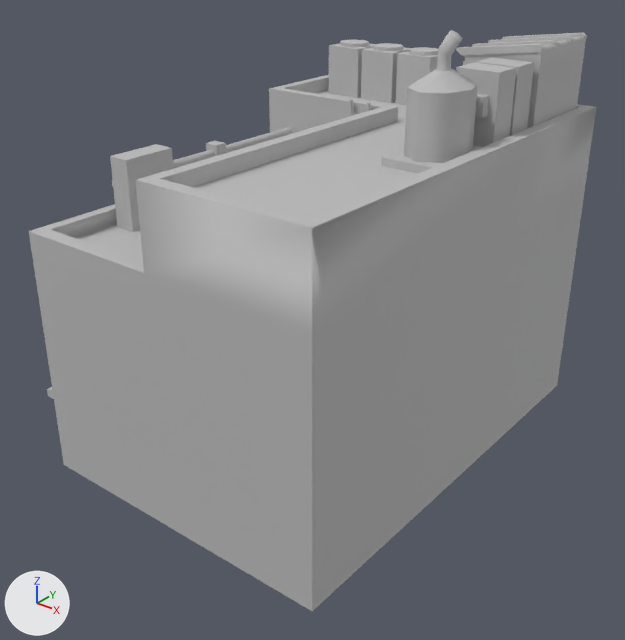
Two versions of the FBX model LV1/Assets/(new)model and texture/LV1-2/stage1_2/b3/FBX/b3r.fbx, one commit apart.
Before and after are seen from a 50 mm lens placed at (5.5, -28.3, 19.1), pointed at (-12.9, -5.3, 4.8). Arrows for +X, +Y and +Z are at lower left; the lights stay in place. Where no turn or scale is listed for an object, it has been applied to the vertices.

Names of what the first picture shows: 'b3_chimney:polySurface1', 'b3_main:pCube943', 'b3_storage:polySurface1', 'b3_transformerbox:pCube952', 'b3_transformerbox:pCube954', 'b3_transformerbox:pCube955', 'polySurface10', 'polySurface14', 'polySurface4', 'polySurface5', 'polySurface6'.
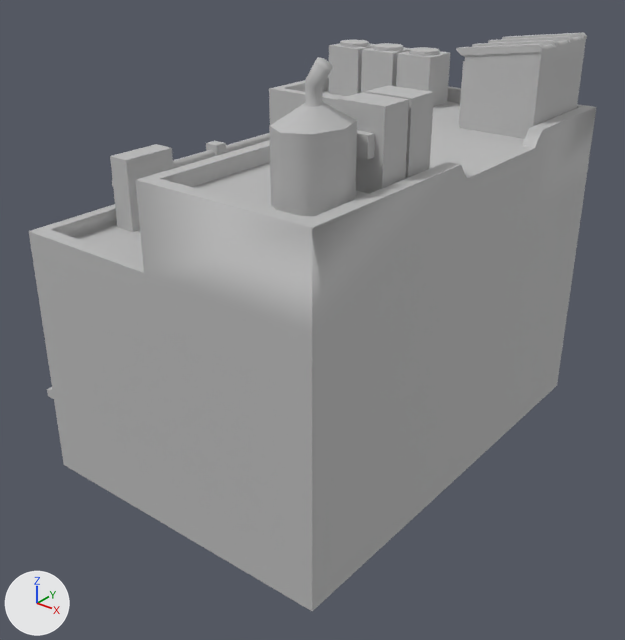
Where the change shows, as pixel boxes (x1, y1, x2, y2) in the pictures (625 x 640 px):
'b3_chimney:polySurface1', moved: before (381, 30, 482, 173); after (255, 57, 369, 218)
'b3_transformerbox:pCube952', moved: before (456, 63, 516, 147); after (338, 92, 409, 194)
'b3_transformerbox:pCube955', moved: before (476, 58, 534, 136); after (366, 85, 434, 179)
'b3_transformerbox:pCube954', moved: before (475, 94, 489, 118); after (356, 130, 375, 159)

What the commit changed:
Object 'b3_transformerbox:pCube954' (ob_b3_transformerbox_pcube954) moves from (-8.23, -2.67, 13.05) to (-8.23, -9.08, 13.05).
Object 'b3_transformerbox:pCube955' (ob_b3_transformerbox_pcube955) moves from (-8.27, -0.72, 12.79) to (-8.27, -7.14, 12.79).
Object 'b3_transformerbox:pCube952' (ob_b3_transformerbox_pcube952) moves from (-8.27, -2.03, 12.79) to (-8.27, -8.44, 12.79).
Object 'b3_chimney:polySurface1' (ob_b3_chimney_polysurface1) moves from (-8.5, -4.41, 13.43) to (-8.5, -10.82, 13.43).
